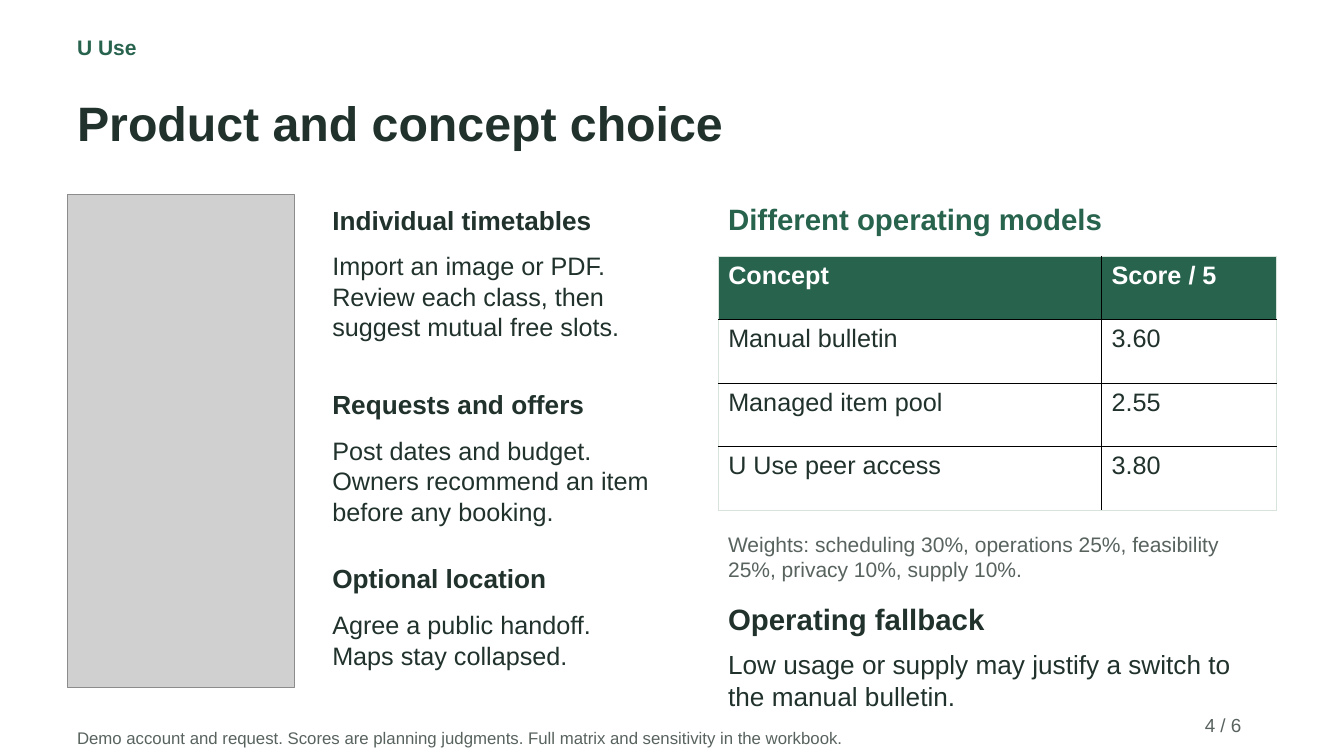
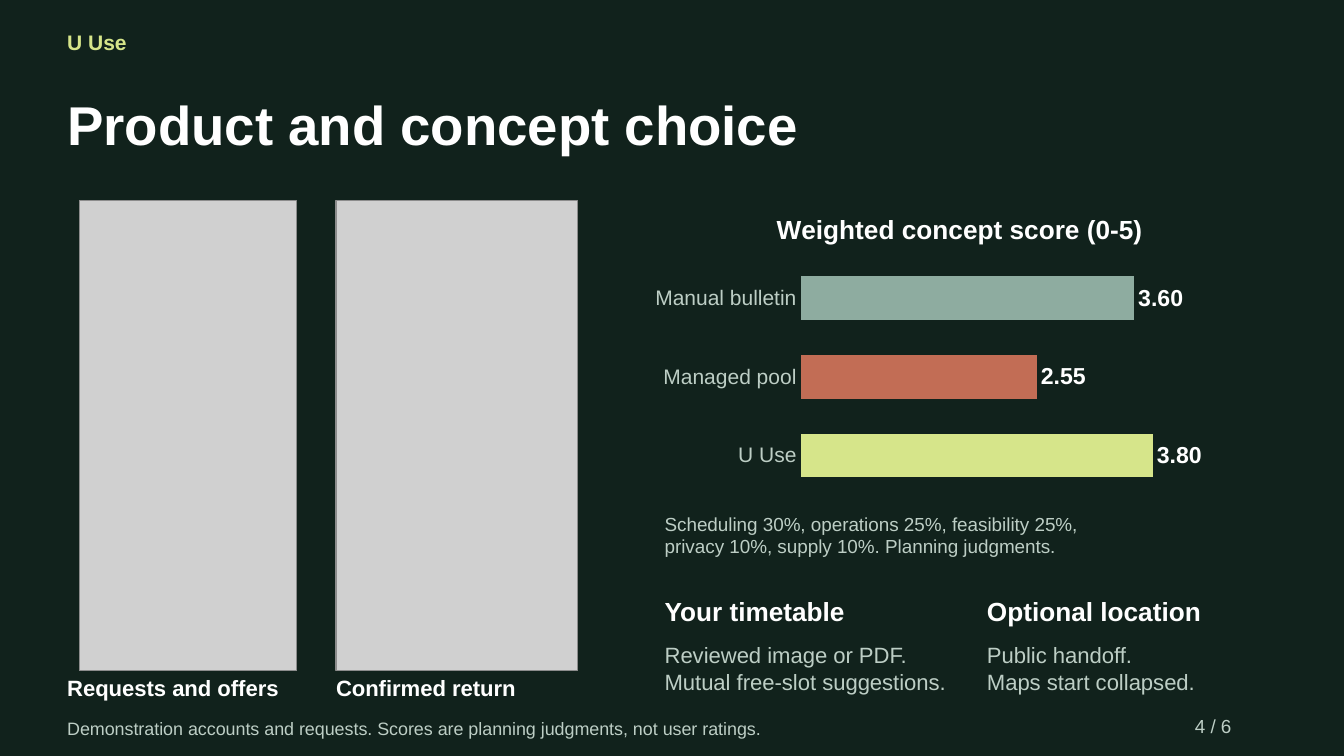
Before and after one commit to Rita020903/U-Use, a slide deck: slide 4 of A1_Current/UUse_A1_6_Slides.pptx. Drawn at 1344x756 pixels with LibreOffice and Linux fonts; fonts in the diff are those of the drawing; grey boxes stand for pictures. Boxes give left, top, right and bottom in pixels: in the first picture for what was removed or moved away, otherwise in the second. Text is boxed around its words. In the diff, an @@ line names an element or a change of style, - is before the commit and + after.

Commit message:
Redesign current six-slide A1 with editable charts and concept visuals

```diff
--- a/A1_Current/UUse_A1_6_Slides.pptx
+++ b/A1_Current/UUse_A1_6_Slides.pptx
@@ background #FFFFFF to #11221C @@
@@ text "U Use" at (x1=67, y1=35, x2=127, y2=50): text colour #28634E to #D6E58A @@
@@ text "Product and concept choice" at (x1=67, y1=105, x2=798, y2=156): size 34.5 to 39 pt, text colour #20322B to #FFFFFF @@
@@ picture resized from (x1=68, y1=195, x2=295, y2=688) to (x1=80, y1=201, x2=297, y2=671) @@
@@ picture added at (x1=336, y1=201, x2=578, y2=671) @@
@@ bar chart added at (x1=643, y1=197, x2=1277, y2=501) @@
+title "Weighted concept score (0-5) "
+categories: U Use, Managed pool, Manual bulletin
+Series 1: 3.8, 2.55, 3.6
@@ text removed at (x1=728, y1=208, x2=1102, y2=236) @@
-Different operating models
@@ text removed at (x1=332, y1=211, x2=592, y2=231) @@
-Individual timetables
@@ text removed at (x1=332, y1=256, x2=619, y2=342) @@
-Import an image or PDF. Review each class, then suggest mutual free slots.
@@ table removed at (x1=718, y1=256, x2=1276, y2=510), 4 rows, 2 columns @@
-Concept | Score / 5
-Manual bulletin | 3.60
-Managed item pool | 2.55
-U Use peer access | 3.80
@@ text removed at (x1=332, y1=441, x2=649, y2=526) @@
-Post dates and budget. Owners recommend an item before any booking.
@@ text at (x1=665, y1=517, x2=1078, y2=557): text changed; size 15 to 13.5 pt; text colour #58635E to #BDCEC5 @@
-Weights: scheduling 30%, operations 25%, feasibility 25%, privacy 10%, supply 10%.
+Scheduling 30%, operations 25%, feasibility 25%,
+privacy 10%, supply 10%. Planning judgments.
@@ text "Optional location" moved from (x1=332, y1=569, x2=546, y2=594) to (x1=987, y1=602, x2=1200, y2=627) @@
@@ text "Optional location" at (x1=987, y1=602, x2=1200, y2=627): text colour #20322B to #FFFFFF @@
@@ text at (x1=665, y1=602, x2=845, y2=622): text changed; size 21 to 18.8 pt; text colour #20322B to #FFFFFF @@
-Operating fallback
+Your timetable
@@ text at (x1=665, y1=647, x2=946, y2=695): text changed; size 18.8 to 15.8 pt; text colour #20322B to #BDCEC5 @@
-Low usage or supply may justify a switch to the manual bulletin.
+Reviewed image or PDF.
+Mutual free-slot suggestions.
@@ text at (x1=987, y1=647, x2=1195, y2=695): text changed; size 18 to 15.8 pt; text colour #20322B to #BDCEC5 @@
-Agree a public handoff. Maps stay collapsed.
+Public handoff.
+Maps start collapsed.
@@ text "Requests and offers" moved from (x1=332, y1=395, x2=584, y2=420) to (x1=67, y1=680, x2=278, y2=701) @@
@@ text "Requests and offers" at (x1=67, y1=680, x2=278, y2=701): size 18.8 to 15.8 pt, text colour #20322B to #FFFFFF @@
@@ text added at (x1=336, y1=680, x2=516, y2=697), 15.8 pt, text #FFFFFF, bold @@
+Confirmed return
@@ text "4 / 6" at (x1=1195, y1=720, x2=1232, y2=733): text colour #58635E to #BDCEC5 @@
@@ text at (x1=67, y1=722, x2=760, y2=739): text changed; size 12 to 12.8 pt; text colour #58635E to #BDCEC5 @@
-Demo account and request. Scores are planning judgments. Full matrix and sensitivity in the workbook.
+Demonstration accounts and requests. Scores are planning judgments, not user ratings.
```
Also in this commit, not shown: 5 other slides changed, 6 other files.
